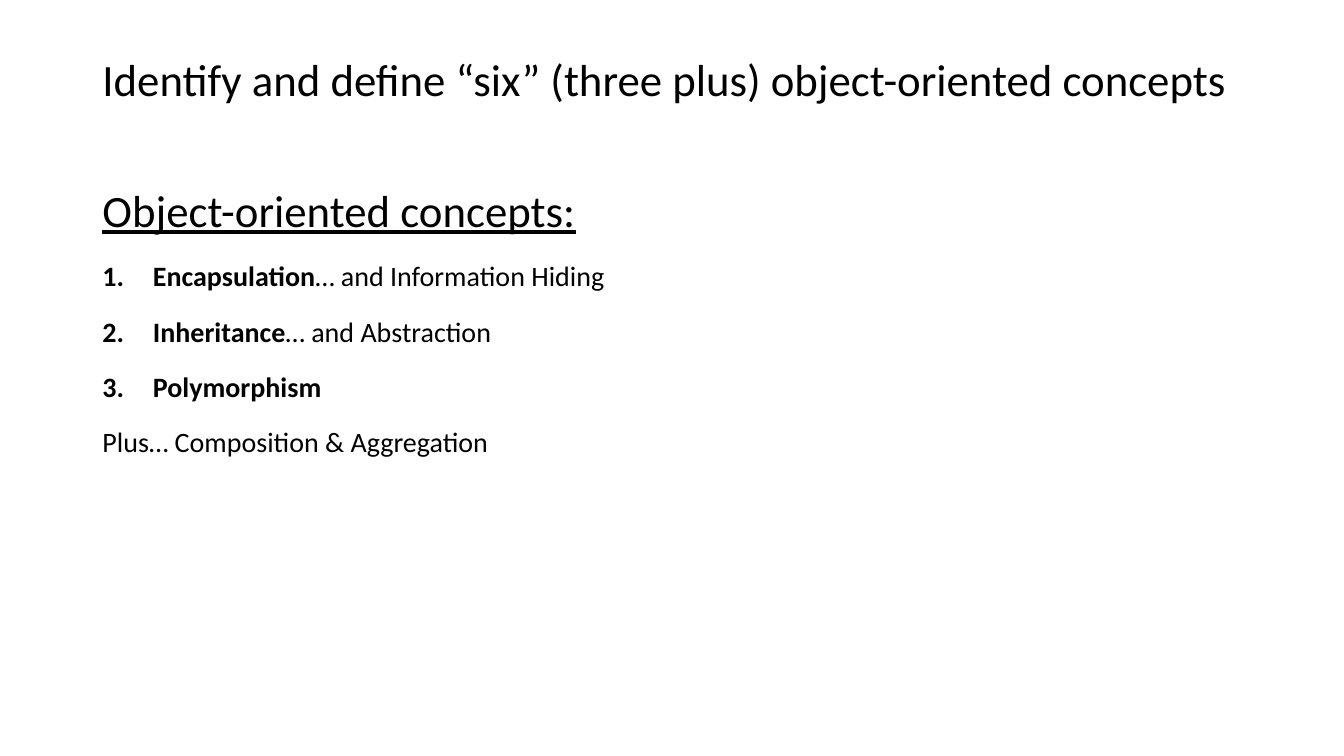
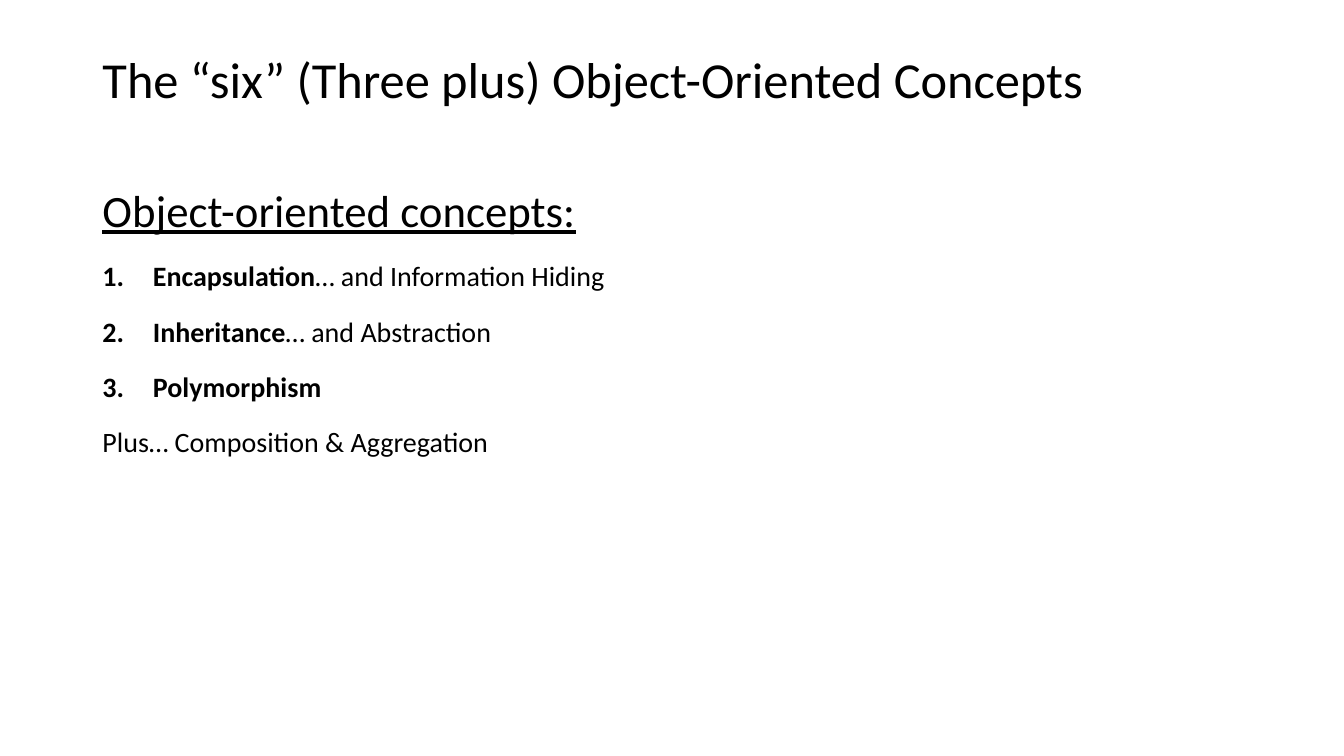
Before and after one commit to EricJPogue/www-epogue-info, a slide deck: slide 12 of CPSC-24500/Week01/2016SpringW01Slides.pptx. Drawn at 1344x756 pixels with LibreOffice and Linux fonts; fonts in the diff are those of the drawing. Boxes give left, top, right and bottom in pixels: in the first picture for what was removed or moved away, otherwise in the second. Text is boxed around its words. In the diff, an @@ line names an element or a change of style, - is before the commit and + after.

```diff
--- a/CPSC-24500/Week01/2016SpringW01Slides.pptx
+++ b/CPSC-24500/Week01/2016SpringW01Slides.pptx
@@ title at box(102, 61, 1083, 107): text changed; size 32 to 36 pt @@
-Identify and define “six” (three plus) object-oriented concepts
+The “six” (Three plus) Object-Oriented Concepts
```
Also in this commit, not shown: 38 other slides changed, 1 other file.
